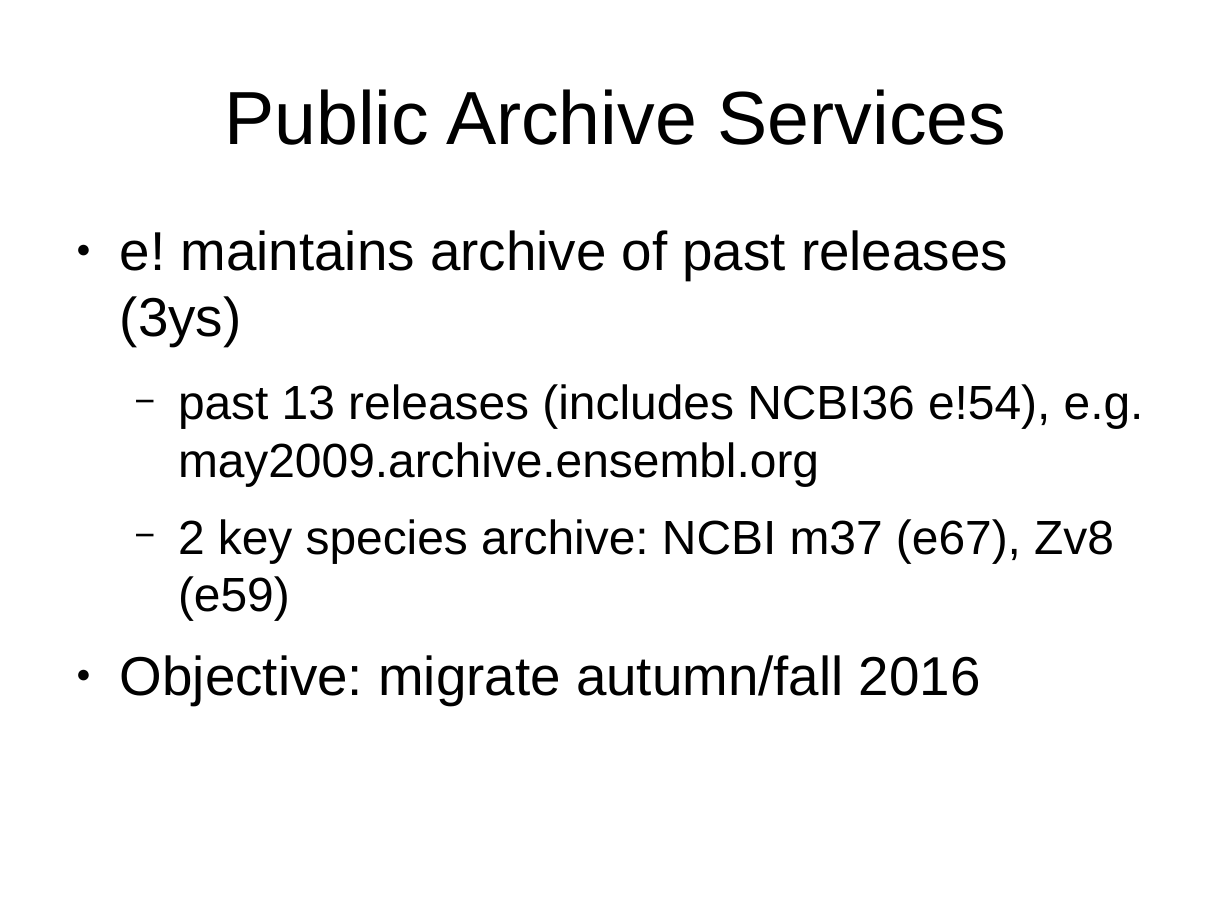
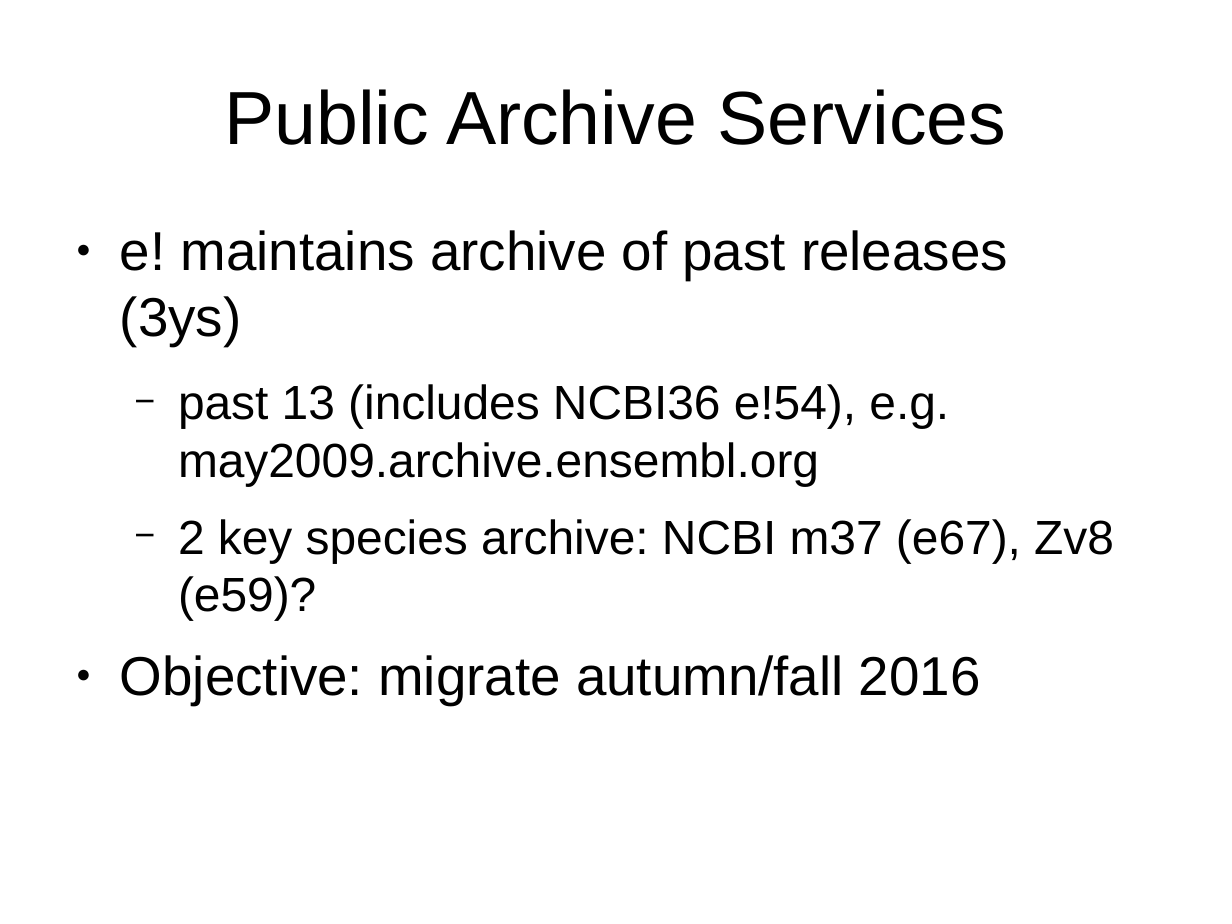
Before and after one commit to avullo/ensembl-migration-pm, a slide deck: slide 15 of data-review-10-16/talk.odp. Drawn at 1232x924 pixels with LibreOffice and Linux fonts; fonts in the diff are those of the drawing; background and template pictures are left out. Boxes give left, top, right and bottom in pixels: in the first picture for what was removed or moved away, otherwise in the second. Text is boxed around its words. In the diff, an @@ line names an element or a change of style, - is before the commit and + after.

```diff
--- a/data-review-10-16/talk.odp
+++ b/data-review-10-16/talk.odp
@@ text at (178,384,1114,620): text changed @@
-  − past 13 releases (includes NCBI36 e!54), e.g. may2009.archive.ensembl.org
-  − 2 key species archive: NCBI m37 (e67), Zv8 (e59)
+  − past 13 (includes NCBI36 e!54), e.g. may2009.archive.ensembl.org
+  − 2 key species archive: NCBI m37 (e67), Zv8 (e59)?
```
Also in this commit, not shown: 9 other slides changed, 3 slides added, 1 slide removed.
